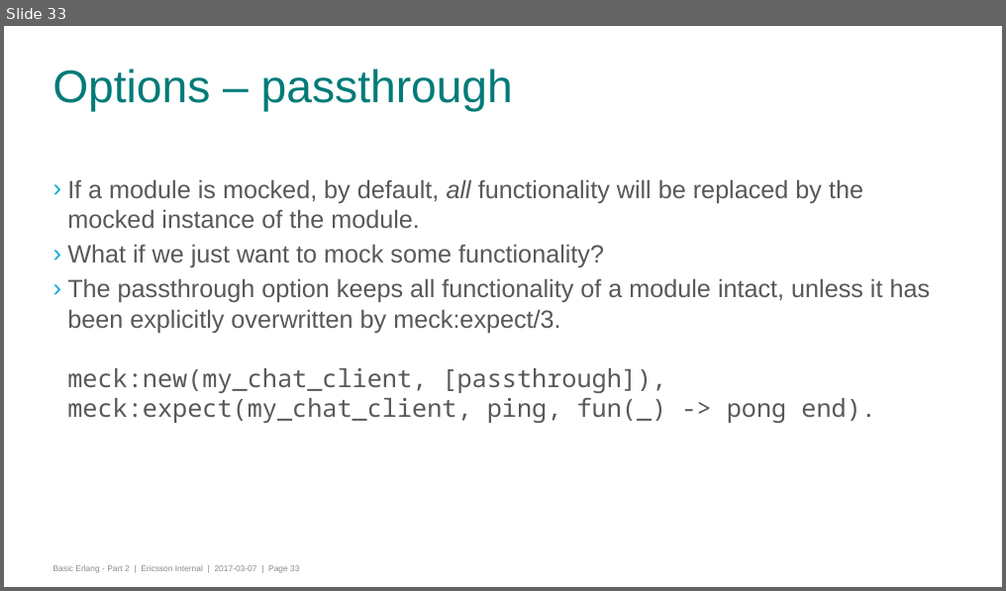
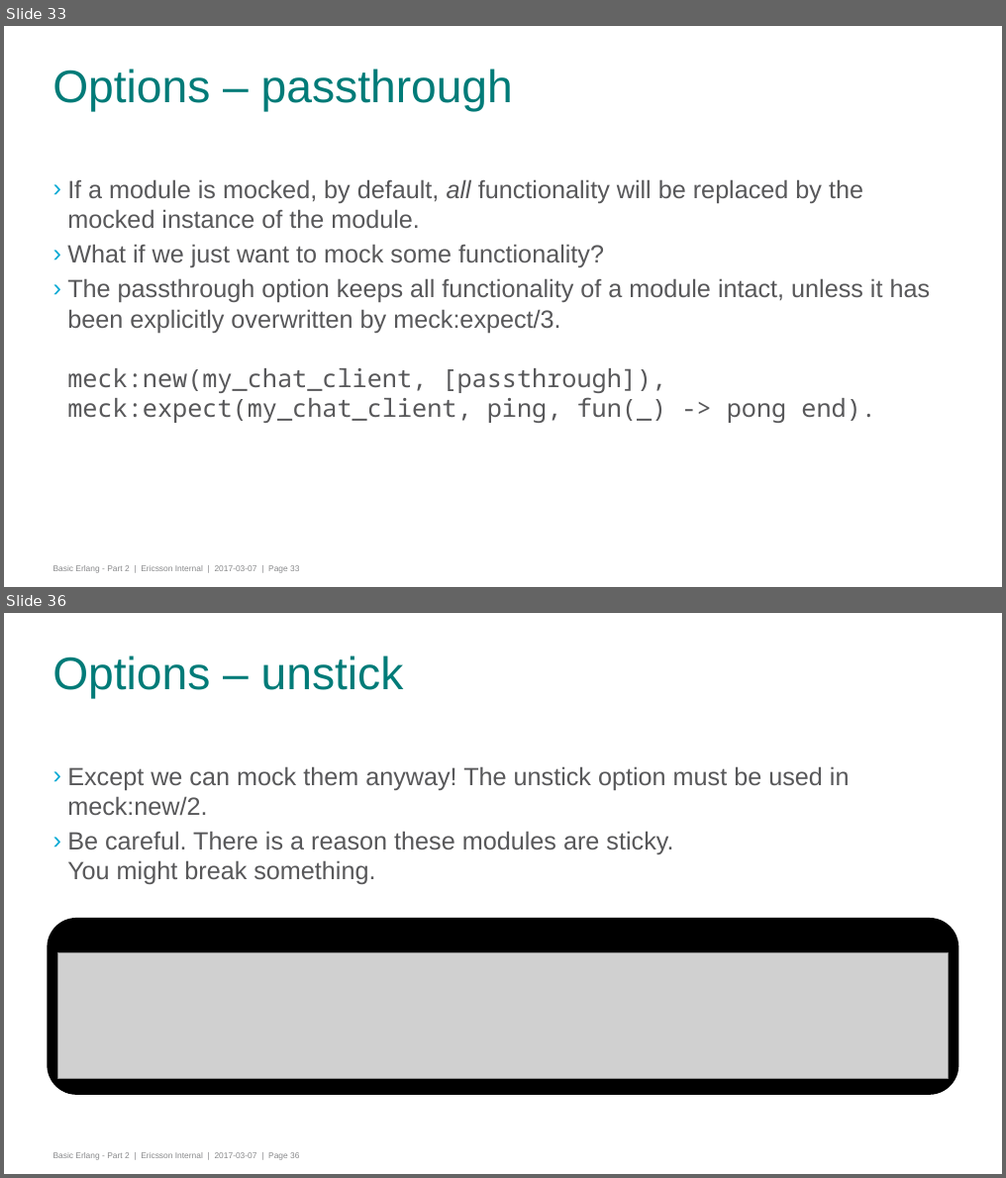
Before and after one commit to gwaerondor/unit_testing_in_erlang, a slide deck: basic_erlang_4/presentation/erlang_part_4_testing.pptx. Shown one above the other, each under a label of ours: slide 33 before the commit, slides 33 and 36 after it; the slides between them are not shown. The pictures are 1006x591 and 1006x1178 pixels, drawn with LibreOffice and Linux fonts; fonts in the diff are those of the drawing; grey boxes stand for pictures; background and template pictures are left out. Boxes give left, top, right and bottom in pixels: in the first picture for what was removed or moved away, otherwise in the second. Text is boxed around its words. In the diff, an @@ line names an element or a change of style, - is before the commit and + after.

Commit message:
Updates presentation and tests with meck stuff

```diff
--- a/basic_erlang_4/presentation/erlang_part_4_testing.pptx
+++ b/basic_erlang_4/presentation/erlang_part_4_testing.pptx
@@ slide 36 added at [4,613,1002,1174], background #FFFFFF; not listed: 1 template element that a slide beside it also shows @@
@@ title added at [53,656,404,698], 44 pt, text #007B78 @@
+Options – unstick
@@ text added at [67,766,849,884], 24 pt, text #58585A @@
+› Except we can mock them anyway! The unstick option must be used in meck:new/2.
+› Be careful. There is a reason these modules are sticky.
+  You might break something.
@@ rounded rectangle added at [47,918,958,1095], fill #000000 @@
@@ picture added at [58,953,948,1078] @@
```
Also in this commit, not shown: 2 slides changed, 1 other slide added, 4 other files.
